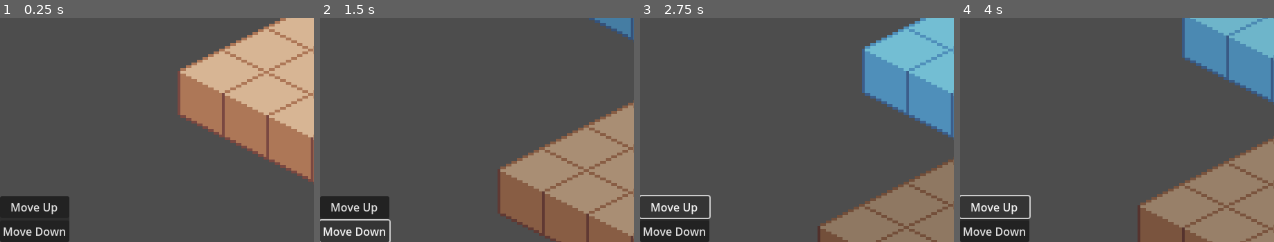
Above: before the commit, frames 1-4 (left to right).
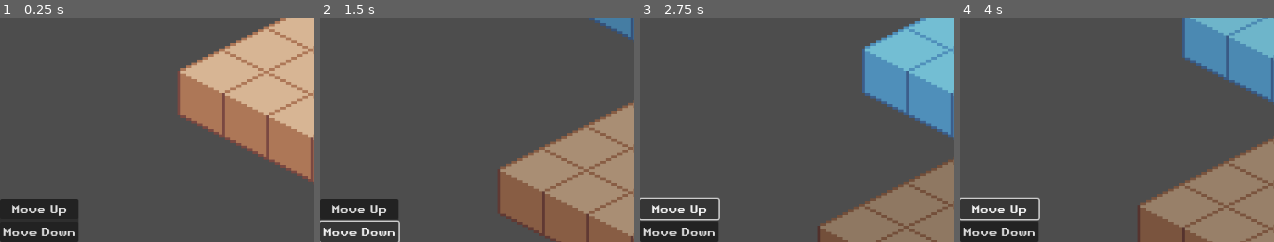
Above: after the commit, the same moments.

Repository: austin226/godot-isometric-demo
Game: Godot game, scene res://level.tscn
Same seed, same stepped clock (60 frames per second), same inputs: the game is played once before the commit and once after it.
Inputs:
- Up to frame 1 (0.25 s): no input
- Up to frame 2 (1.5 s): click "Move Up" at 0.5 s; click "Move Down" at 1.25 s
- Up to frame 3 (2.75 s): click "Move Up" at 2 s
- Up to frame 4 (4 s): click "Move Down" at 2.75 s; click "Move Up" at 3.5 s
The pictures show only the part of the screen within x 0-50%, y 50-100%; the shares and areas given below are measured in that part.

The runs differ from the first frame. In frame 1, 1.8% of the frame differs, in the area x 0-25%, y 79-100%; in frame 2, 1.9%; in frame 3, 2.0%, in the area x 0-26%, y 79-100%; in frame 4, 2.0%.

Commit message:
Set font to 'Retro Gaming'

Diff:
--- a/ui/hud.tscn
+++ b/ui/hud.tscn
@@ -1,6 +1,7 @@
-[gd_scene load_steps=2 format=3 uid="uid://be2pa1uscf3qa"]
+[gd_scene load_steps=3 format=3 uid="uid://be2pa1uscf3qa"]
 
 [ext_resource type="Script" path="res://ui/layer_change_button.gd" id="1_4213n"]
+[ext_resource type="Theme" uid="uid://duirqvbdd8p67" path="res://ui/theme/main_theme.tres" id="1_61188"]
 
 [node name="HUD" type="CanvasLayer"]
 follow_viewport_enabled = true
@@ -12,6 +13,7 @@
 offset_top = -40.0
 offset_right = 40.0
 grow_vertical = 0
+theme = ExtResource("1_61188")
 
 [node name="VBoxContainer" type="VBoxContainer" parent="LayerChangePanel"]
 layout_mode = 2
--- /dev/null
+++ b/ui/theme/main_theme.tres
@@ -0,0 +1,6 @@
+[gd_resource type="Theme" load_steps=2 format=3 uid="uid://duirqvbdd8p67"]
+
+[ext_resource type="FontFile" uid="uid://c42lvyi237ycl" path="res://third_party/fonts/retro_gaming/Retro Gaming.ttf" id="1_sguxe"]
+
+[resource]
+default_font = ExtResource("1_sguxe")
Binary file added: sprite/ui-panel-9patch.png
Not shown, added: sprite/ui-panel-9patch.png.import
Binary file added: third_party/fonts/retro_gaming/Retro Gaming.ttf
Not shown, added: third_party/fonts/retro_gaming/Retro Gaming.ttf.import
Not shown, added: third_party/fonts/retro_gaming/readme.txt
